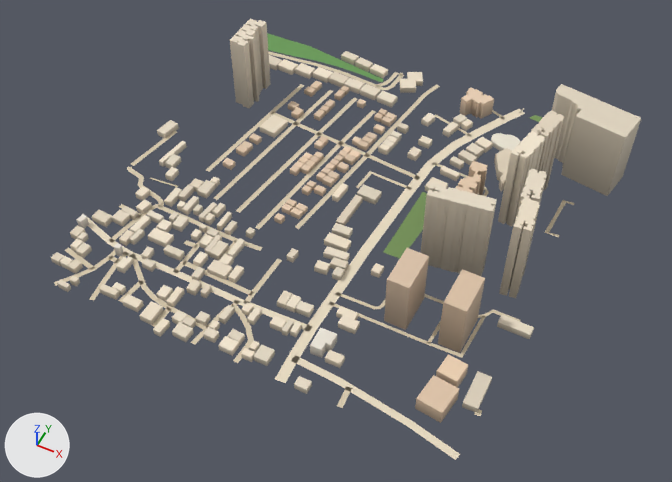
One commit to the glTF model public/assets/bengaluru-region-v1/tiles/t31_-13-l0.glb: the scene before it, then after it.
One viewpoint serves both versions: a 50 mm camera at (16091.0, -6935.0, 785.0) aimed at (15777.0, -6309.0, 2.0). The axes (+X, +Y, +Z) are drawn at lower left. The lights are the same throughout. The first picture is the older version. Vertices at exactly the same position are counted once.

The first picture shows 'building', 'ground'.
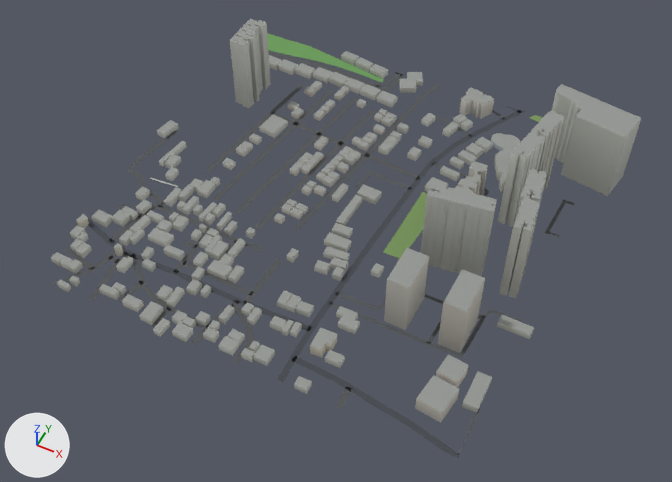
The change, as a list of edits to the scene's bpy script:
```text
Change me_building:
    used by ob_building; location = (15500.0, -6500.0, 0.0)
    remove me_building.from_pydata(...)  # 2656 vertices, 3590 faces; spans x -4.0..539.0, y -7.0..509.0, z 0.0..107.0
    add me_building.from_pydata(...)  # 2656 vertices, 4512 faces; spans x -4.0..539.0, y -7.0..509.0, z 0.0..107.0
    me_building part 1: 3590 kept faces spanning x -4.0..539.0, y -7.0..509.0, z 0.0..107.0 get new vertex colours
Change me_ground:
    used by ob_ground; location = (15500.0, -6500.0, 0.0)
    remove me_ground.from_pydata(...)  # 625 vertices, 544 faces; spans x -3.0..503.0, y -3.0..506.0, z 1.0
    add me_ground.from_pydata(...)  # 639 vertices, 556 faces; spans x 0.0..500.0, y 0.0..500.0, z 1.0
    me_ground part 2: the loose piece of 48 vertices spanning x 302.0..396.0, y 0.0..503.0, z 1.0 is rebuilt with 50 vertices and now spans x 305.0..395.0, y 0.0..500.0, z 1.0
    me_ground part 3: 9 vertices moved from x 219.0..501.0, y 5.0..503.0, z 1.0 to x 215.0..500.0, y 4.0..500.0, z 1.0; 11 vertices removed from x 218.0..503.0, y -3.0..502.0, z 1.0; 22 vertices added at x 210.0..500.0, y 0.0..500.0, z 1.0
    me_ground part 4: 5 vertices moved from x -3.0..35.0, y -2.0..230.0, z 1.0 to x 0.0..37.0, y 0.0..230.0, z 1.0; 8 vertices removed from x -3.0..26.0, y 82.0..191.0, z 1.0; 11 vertices added at x 0.0..17.0, y 0.0..190.0, z 1.0
    me_ground part 5: 1 vertex removed from x 215.0, y 26.0, z 1.0; 1 vertex added at x 216.0, y 25.0, z 1.0
    me_ground part 6: 363 kept faces spanning x 0.0..500.0, y 0.0..500.0, z 1.0 get new vertex colours; the middle colour goes from beige #d7c9ae to dark grey #535556
    other edits to the shape of me_ground do not show in these pictures
```

What differs and where, as boxes [x1, y1, x2, y2] in the pictures (672 x 482 px; the box of a moved part takes in the faces that stretch with it):
'ground', reshaped
    before: [54, 33, 574, 460]
    after: [53, 33, 574, 458]
part 1 of me_building, recoloured
    both: [51, 19, 641, 423]
part 2 of me_ground, rebuilt
    before: [275, 109, 525, 383]
    after: [277, 110, 524, 382]
part 3 of me_ground, moved or reshaped
    before: [398, 72, 574, 460]
    after: [395, 72, 574, 458]
part 4 of me_ground, moved or reshaped
    before: [54, 131, 177, 286]
    after: [53, 131, 177, 285]
part 5 of me_ground, moved or reshaped (mostly hidden)
    before: [187, 314, 209, 345]
    after: [187, 314, 209, 343]
part 6 of me_ground, recoloured
    both: [54, 51, 574, 426]
